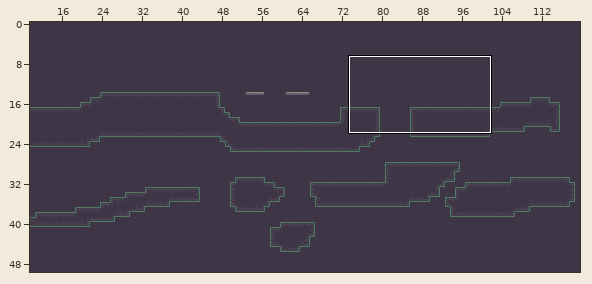
Two versions of a level (Tiled map, Assets/Maps/MapTemplate.tmx). Above, an overview of the earlier version with the close-up marked.
Close-up. Before the edit:
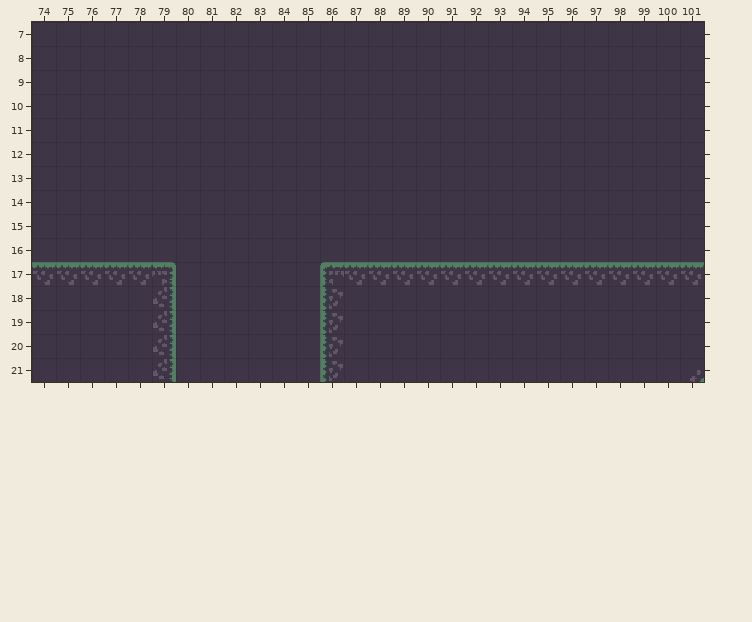
Cells are 16x16 px. Shown: x 74..101, y 7..21. The commit also changed other parts of the map, which this record leaves out. Tiles whose own drawing changed are shown in their newer look in all pictures.
After the commit:
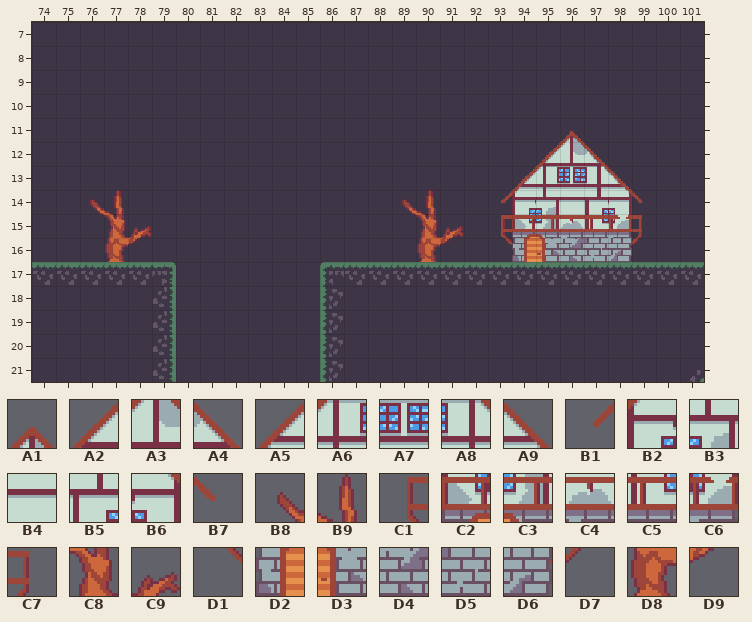
Key: from "tileset": A1 83, A2 98, A3 99, A4 100, A5 113, A6 114, A7 115, A8 116, A9 117, B1 128, B2 129, B3 130, B4 131, B5 132, B6 133, B7 134, B8 136, B9 137, C1 144, C2 145, C3 146, C4 147, C5 148, C6 149, C7 150, C8 153, C9 154, D1 160, D2 161, D3 162, D4 163, D5 164, D6 165, D7 166, D8 169, D9 170.
__ is an empty cell, .. an unchanged one.
Diff:
--- layer "Map"
@@ x 76..99 @@
-11 .. .. .. .. .. .. .. .. .. .. .. .. .. .. .. .. .. .. .. .. __ .. .. ..
-12 .. .. .. .. .. .. .. .. .. .. .. .. .. .. .. .. .. .. .. __ __ __ .. ..
-13 .. .. .. .. .. .. .. .. .. .. .. .. .. .. .. .. .. .. __ __ __ __ __ ..
-14 __ __ .. .. .. .. .. .. .. .. .. .. .. __ __ .. .. __ __ __ __ __ __ __
-15 .. __ __ .. .. .. .. .. .. .. .. .. .. .. __ __ .. __ __ __ __ __ __ __
-16 .. __ __ .. .. .. .. .. .. .. .. .. .. .. __ __ .. __ __ __ __ __ __ __
+11 .. .. .. .. .. .. .. .. .. .. .. .. .. .. .. .. .. .. .. .. A1 .. .. ..
+12 .. .. .. .. .. .. .. .. .. .. .. .. .. .. .. .. .. .. .. A2 A3 A4 .. ..
+13 .. .. .. .. .. .. .. .. .. .. .. .. .. .. .. .. .. .. A5 A6 A7 A8 A9 ..
+14 B8 B9 .. .. .. .. .. .. .. .. .. .. .. B8 B9 .. .. B1 B2 B3 B4 B5 B6 B7
+15 .. C8 C9 .. .. .. .. .. .. .. .. .. .. .. C8 C9 .. C1 C2 C3 C4 C5 C6 C7
+16 .. D8 D9 .. .. .. .. .. .. .. .. .. .. .. D8 D9 .. D1 D2 D3 D4 D5 D6 D7
Changed places in both close-ups, as pixel boxes (x1, y1, x2, y2):
added: (501, 131, 642, 262)
added: (90, 190, 152, 262)
added: (402, 190, 464, 262)
